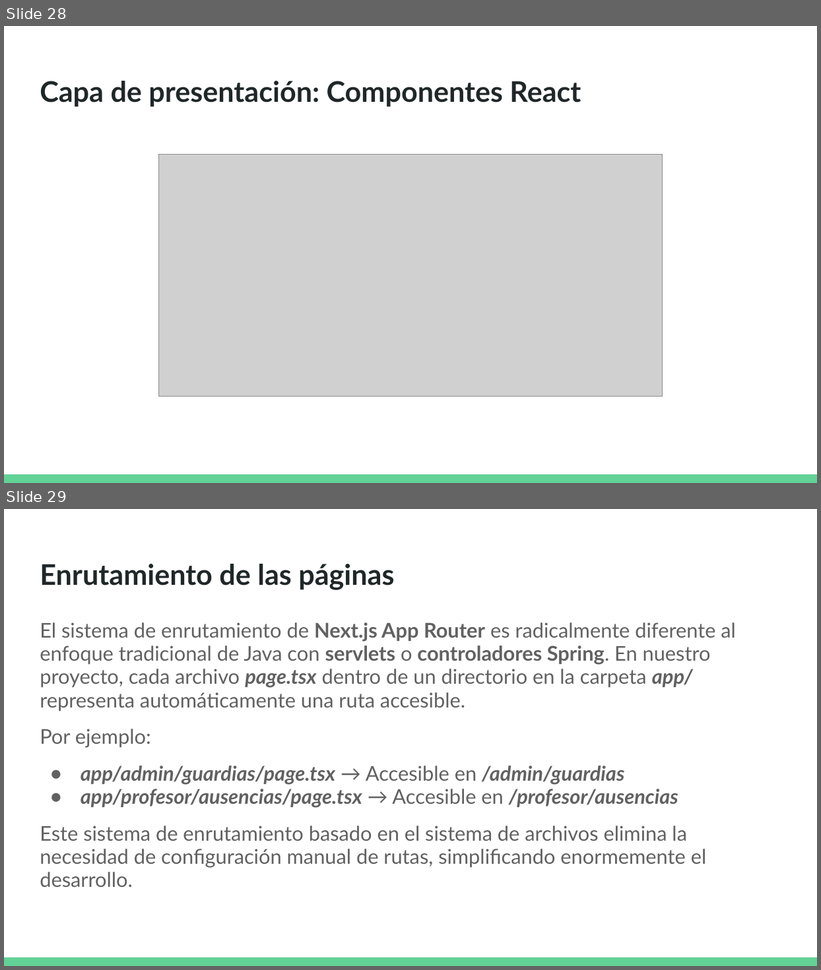
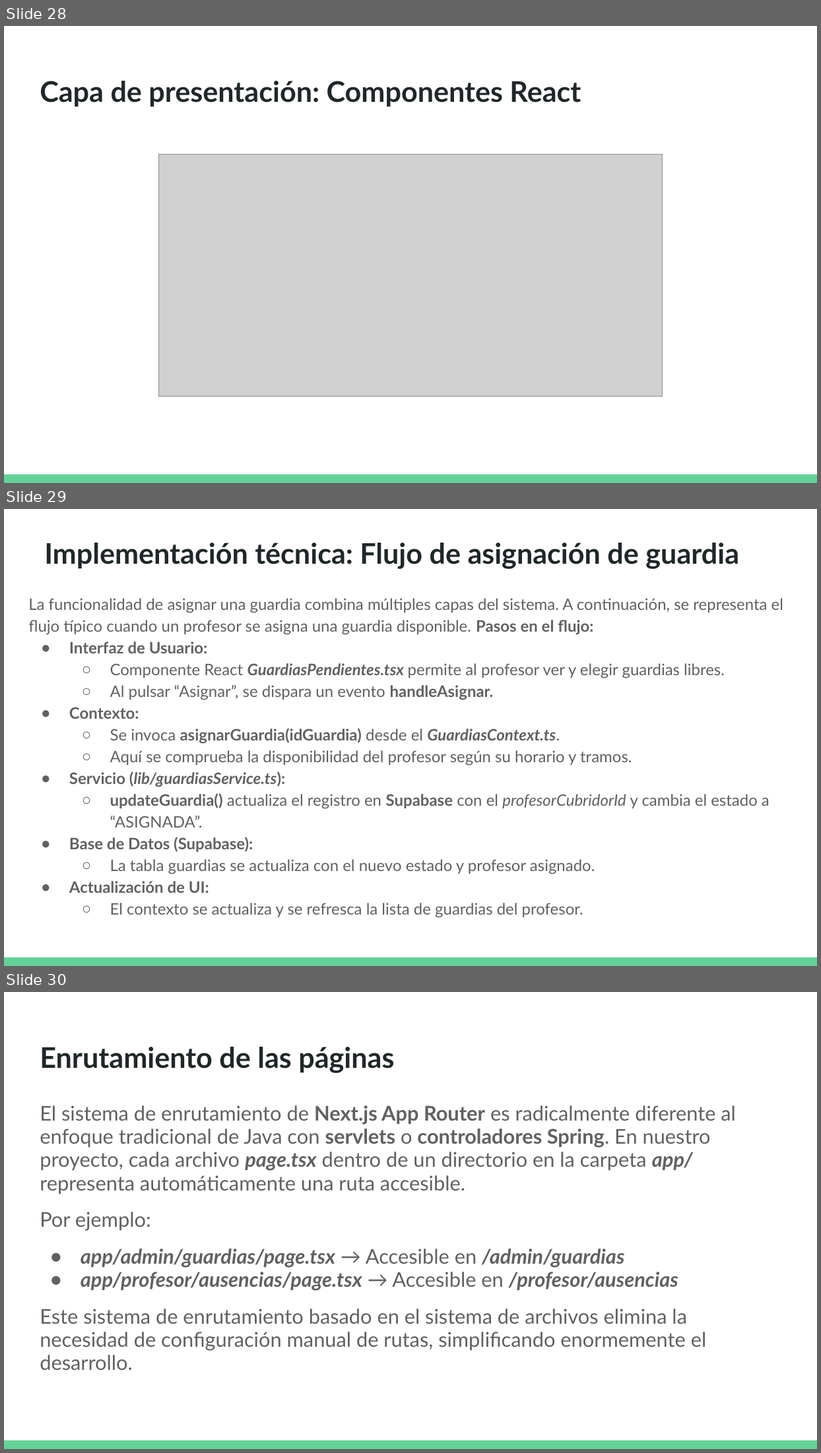
Before and after one commit to RGiskard7/gestion-guardias, a slide deck: doc/presentacion/presentación_tfg_miguel_eduardo_javier.pptx. Shown one above the other, each under a label of ours: slides 28 and 29 before the commit, slides 28, 29 and 30 after it. The pictures are 821x970 and 821x1453 pixels, drawn with LibreOffice and Linux fonts; fonts in the diff are those of the drawing; grey boxes stand for pictures. Boxes give left, top, right and bottom in pixels: in the first picture for what was removed or moved away, otherwise in the second. Text is boxed around its words. In the diff, an @@ line names an element or a change of style, - is before the commit and + after.

Commit message:
docs: Actualización de la documentación

```diff
--- a/doc/presentacion/presentación_tfg_miguel_eduardo_javier.pptx
+++ b/doc/presentacion/presentación_tfg_miguel_eduardo_javier.pptx
@@ slide 29 added at (4, 509, 817, 966), background #FFFFFF; not listed: 1 template element that a slide beside it also shows @@
@@ title added at (44, 543, 739, 569), 25.2 pt, text #202729, bold @@
+Implementación técnica: Flujo de asignación de guardia
@@ text added at (28, 598, 783, 918), 14 pt, text #616161 @@
+La funcionalidad de asignar una guardia combina múltiples capas del sistema. A continuación, se representa el flujo típico cuando un profesor se asigna una guardia disponible. Pasos en el flujo:
+● Interfaz de Usuario:
+  ○ Componente React GuardiasPendientes.tsx permite al profesor ver y elegir guardias libres.
+  ○ Al pulsar “Asignar”, se dispara un evento handleAsignar.
+● Contexto:
+  ○ Se invoca asignarGuardia(idGuardia) desde el GuardiasContext.ts.
+  ○ Aquí se comprueba la disponibilidad del profesor según su horario y tramos.
+● Servicio (lib/guardiasService.ts):
+  ○ updateGuardia() actualiza el registro en Supabase con el profesorCubridorId y cambia el estado a “ASIGNADA”.
+● Base de Datos (Supabase):
+  ○ La tabla guardias se actualiza con el nuevo estado y profesor asignado.
+● Actualización de UI:
+  ○ El contexto se actualiza y se refresca la lista de guardias del profesor.
@@ what was slide 29 is now slide 30 @@
```
Also in this commit, not shown: 3 other files.
